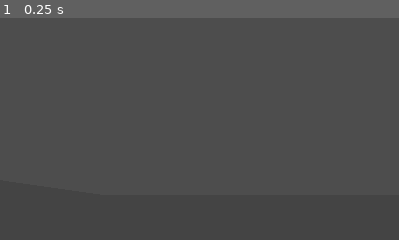
Above: before the commit, frame 1.
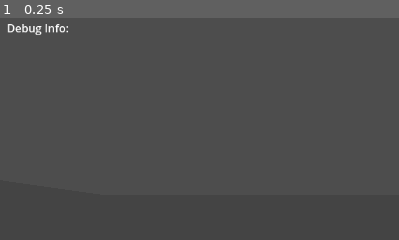
Above: after the commit, the same moment.

Repository: espam-clap/test1
Game: Godot game, scene res://scenes/blackjack.tscn
Two runs of this game, one before a commit and one after it. Both use one fixed random seed, a clock stepped at 60 frames per second and the inputs below.
Inputs:
- Up to frame 1 (0.25 s): no input
The pictures show only the part of the screen within x 0-50%, y 0-50%; the shares and areas given below are measured in that part.

The runs differ from the first frame. In frame 1, 0.3% of the frame differs, in the area x 1-18%, y 2-8%.

Commit message:
Update world_3d.tscn

Diff:
--- a/Spielsucht/scenes/world_3d.tscn
+++ b/Spielsucht/scenes/world_3d.tscn
@@ -103,6 +103,14 @@
 vertical_alignment = 1
 visible = false
 
+[node name="DebugLabel" type="Label" parent="."]
+offset_left = 10.0
+offset_top = 10.0
+offset_right = 450.0
+offset_bottom = 120.0
+text = "Debug Info:"
+autowrap_mode = 3
+
 [node name="Walls" type="Node3D" parent="."]
 
 [node name="NorthWall" type="StaticBody3D" parent="Walls"]
